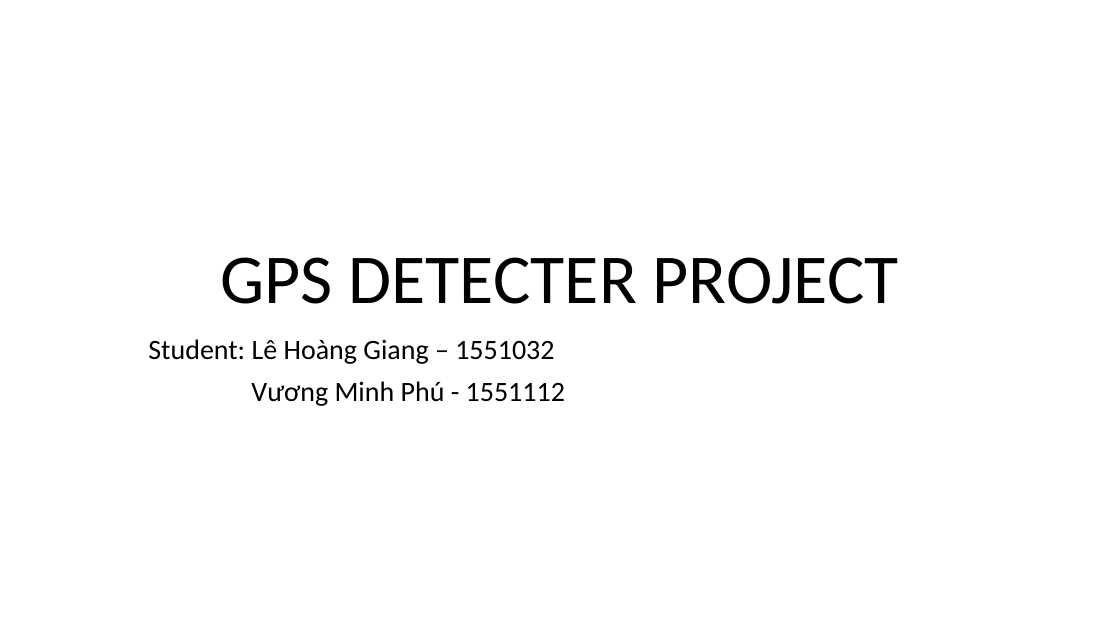
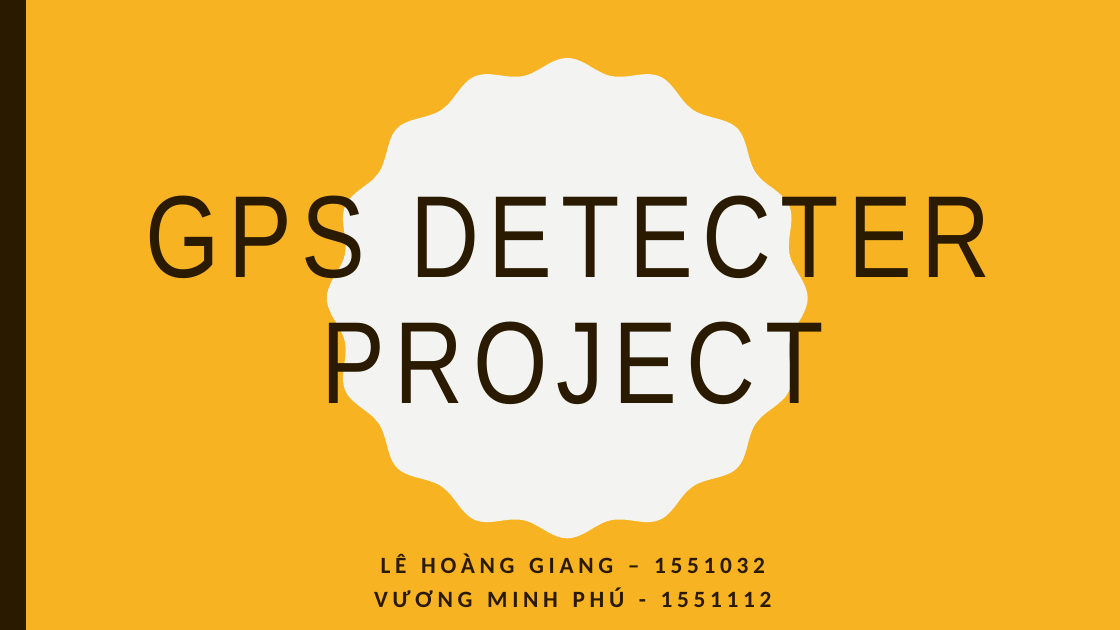
Before and after one commit to GiangHLe/GPS, a slide deck: slide 1 of GPS DETECTER PROJECT.pptx. Drawn at 1120x630 pixels with LibreOffice and Linux fonts; fonts in the diff are those of the drawing. Boxes give left, top, right and bottom in pixels: in the first picture for what was removed or moved away, otherwise in the second. Text is boxed around its words. In the diff, an @@ line names an element or a change of style, - is before the commit and + after.

Commit message:
push

```diff
--- a/GPS DETECTER PROJECT.pptx
+++ b/GPS DETECTER PROJECT.pptx
@@ background #FFFFFF to #F8B323 @@
@@ rectangle added at (0, 0, 26, 630), fill #2A1A00 @@
@@ freeform shape added at (327, 58, 808, 539), fill #F3F3F2 @@
@@ title "GPS DETECTER PROJECT": place and size @@
-title "GPS DETECTER PROJECT" at (220, 257, 899, 304)
+title "GPS DETECTER PROJECT" at (145, 183, 991, 424)
@@ title "GPS DETECTER PROJECT" at (145, 183, 991, 424): size 60 to 100 pt, font Calibri to Arial Narrow, text colour #000000 to #2A1A00, letter spacing 0 to 8 pt; vertical alignment bottom to middle @@
@@ subtitle at (374, 553, 772, 607): text changed; size 24 to 20 pt; text colour #000000 to #2A1A00; bold on @@
-Student: Lê Hoàng Giang – 1551032
-Vương Minh Phú - 1551112
+LÊ HOÀNG GIANG – 1551032
+VƯƠNG MINH PHÚ - 1551112
```
Also in this commit, not shown: 5 other slides changed, 9 slides added, 5 slides removed.
